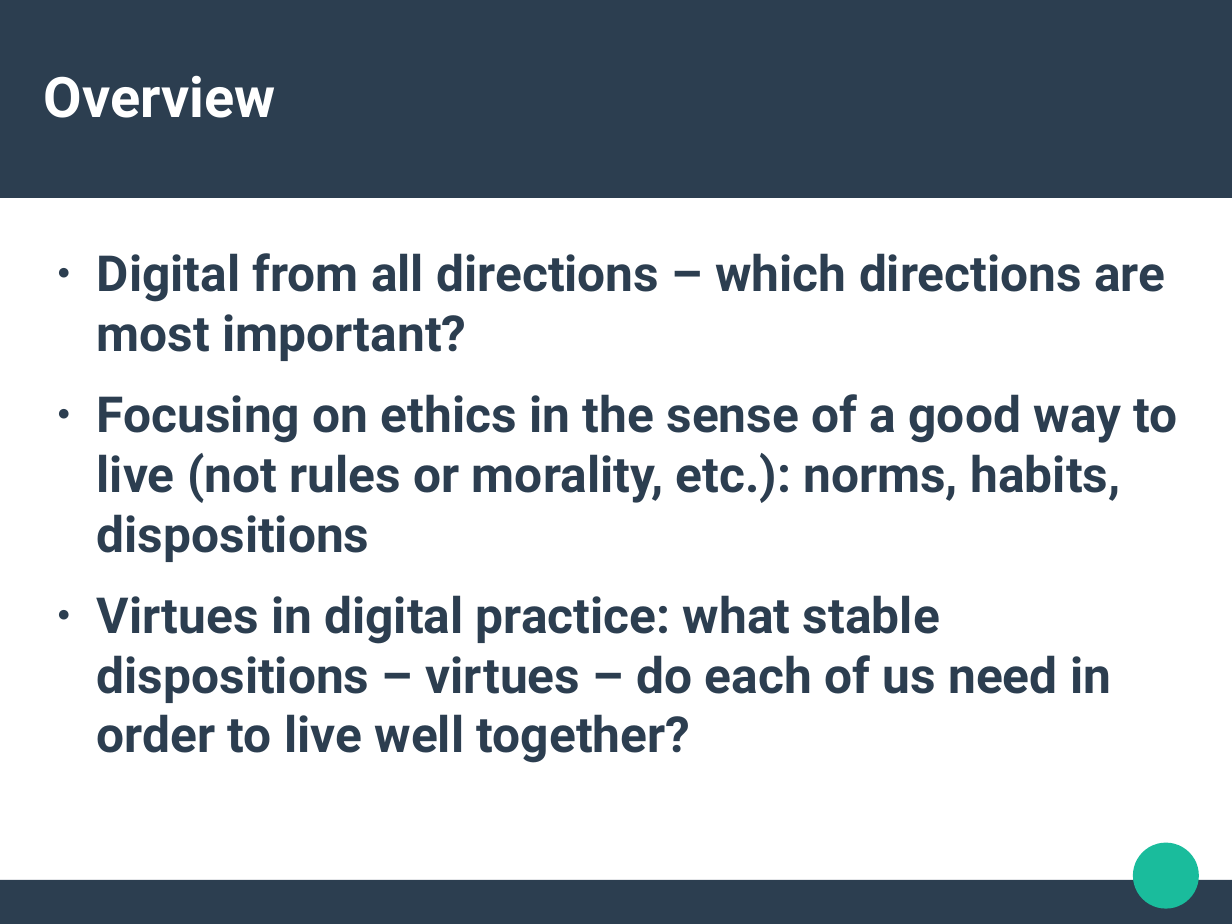
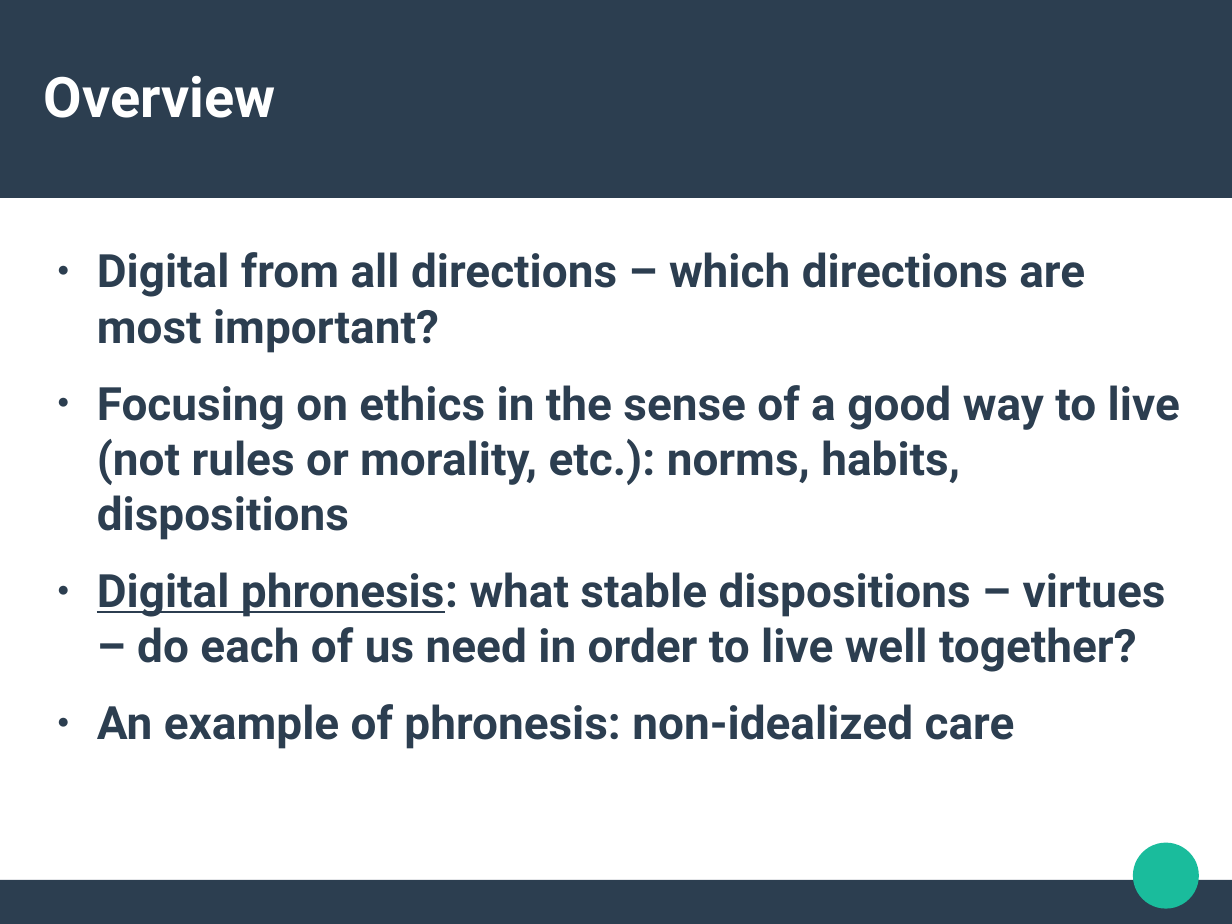
Before and after one commit to rian39/digital_ethics, a slide deck: slide 2 of digital_ethics_slides.odp. Drawn at 1232x924 pixels with LibreOffice and Linux fonts; fonts in the diff are those of the drawing. Boxes give left, top, right and bottom in pixels: in the first picture for what was removed or moved away, otherwise in the second. Text is boxed around its words. In the diff, an @@ line names an element or a change of style, - is before the commit and + after.

Commit message:
adding slides

```diff
--- a/digital_ethics_slides.odp
+++ b/digital_ethics_slides.odp
@@ text at (97, 252, 1180, 540): size 32 to 29.6 pt in "Digital from all directions – which directions ...", "Focusing on ethics in the sense of ..." @@
@@ text at (97, 572, 1166, 749): text changed; size 32 to 29.6 pt @@
-● Virtues in digital practice: what stable dispositions – virtues – do each of us need in order to live well together?
+● Digital phronesis: what stable dispositions – virtues – do each of us need in order to live well together?
+● An example of phronesis: non-idealized care
```
Also in this commit, not shown: 1 other slide changed, 3 slides added, 2 other files.
